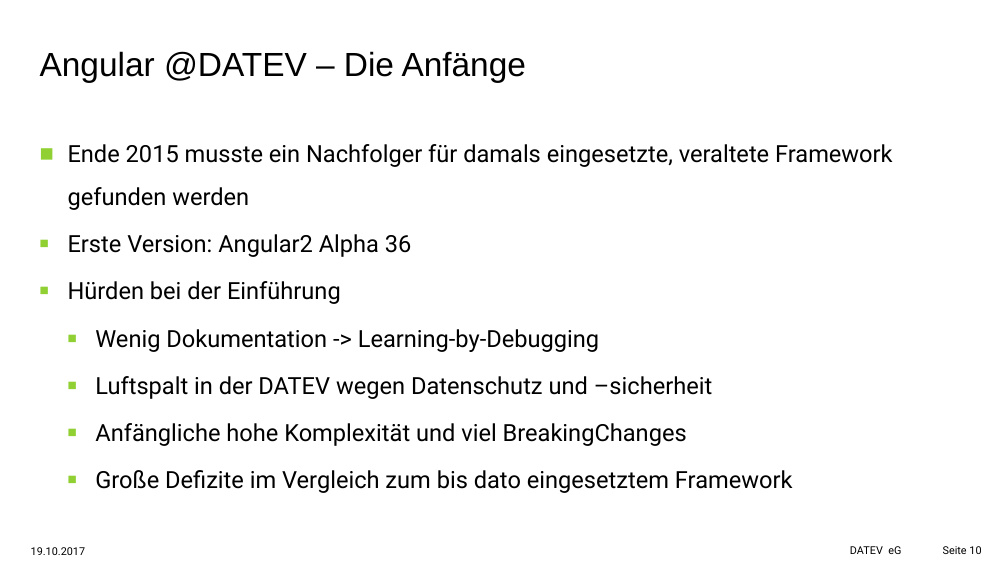
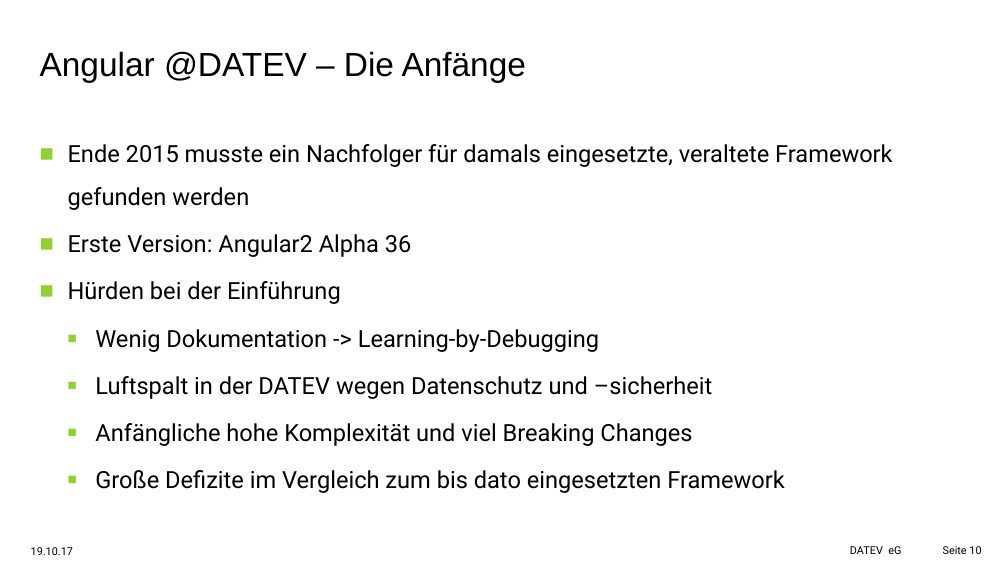
Before and after one commit to aawada78/angular-workshop, a slide deck: slide 10 of docs/Angular-Workshop-20.10.pptx. Drawn at 1008x567 pixels with LibreOffice and Linux fonts; fonts in the diff are those of the drawing; background and template pictures are left out. Boxes give left, top, right and bottom in pixels: in the first picture for what was removed or moved away, otherwise in the second. Text is boxed around its words. In the diff, an @@ line names an element or a change of style, - is before the commit and + after.

Commit message:
Typos behoben (#1, #2)

```diff
--- a/docs/Angular-Workshop-20.10.pptx
+++ b/docs/Angular-Workshop-20.10.pptx
@@ text at (95, 423, 785, 493): text changed @@
-  ■ Anfängliche hohe Komplexität und viel BreakingChanges
-  ■ Große Defizite im Vergleich zum bis dato eingesetztem Framework
+  ■ Anfängliche hohe Komplexität und viel Breaking Changes
+  ■ Große Defizite im Vergleich zum bis dato eingesetzten Framework
@@ text at (31, 547, 73, 555): text changed @@
-19.10.2017
+19.10.17
```
Also in this commit, not shown: 25 other slides changed.
